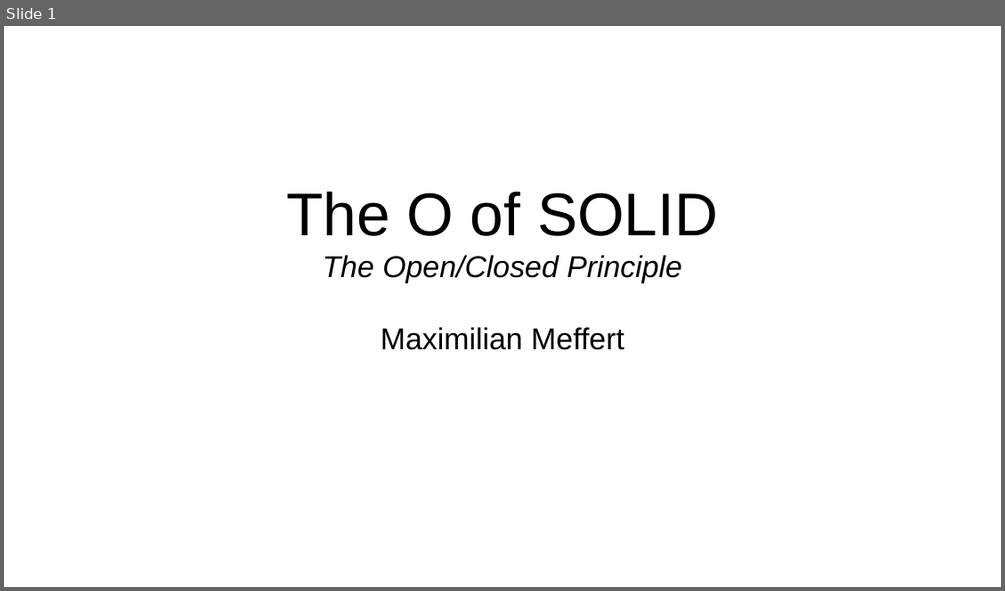
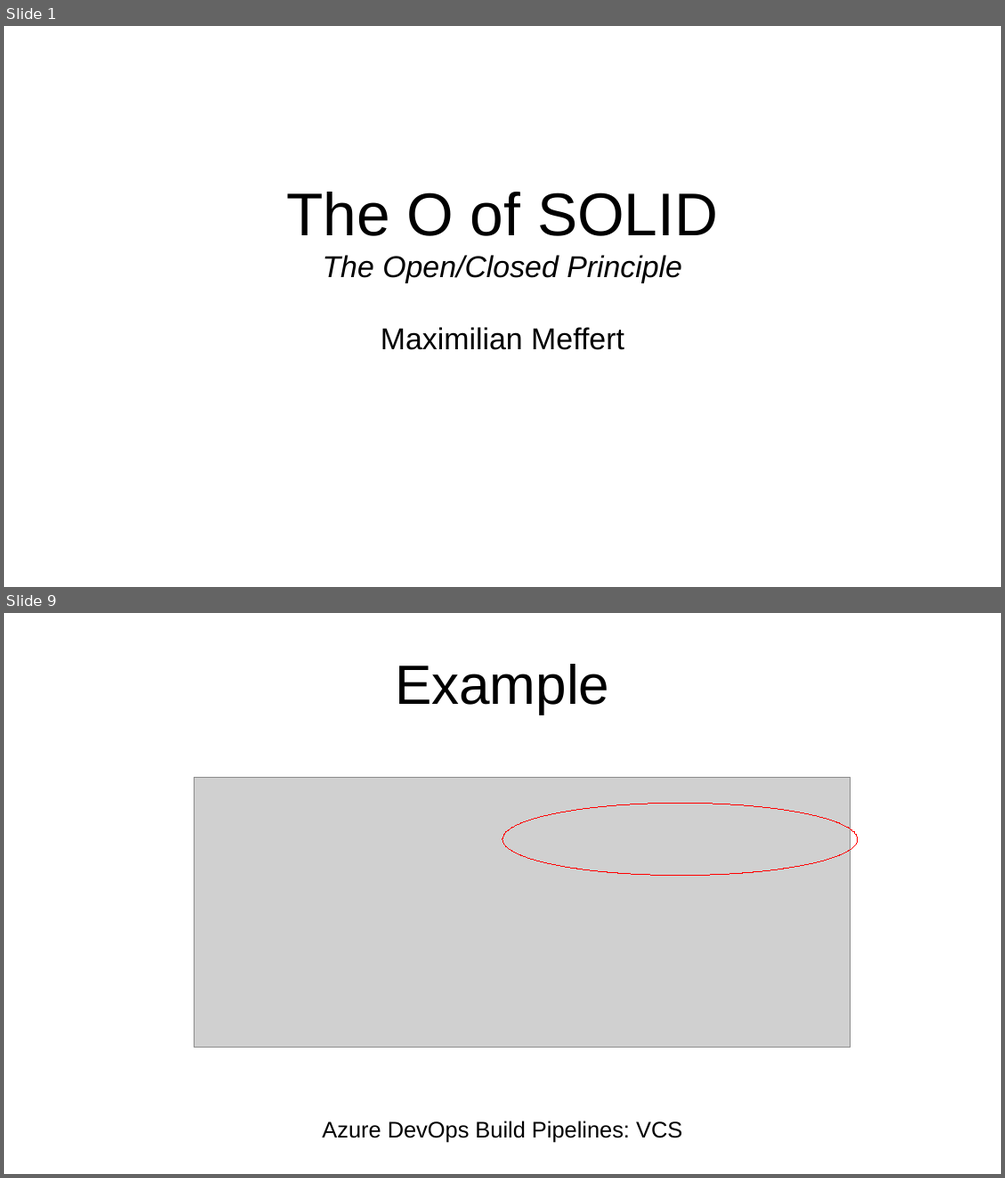
Before and after one commit to maxmeffert/SOLID, a slide deck: TheOofSOLID/TheOofSOLID.odp. Shown one above the other, each under a label of ours: slide 1 before the commit, slides 1 and 9 after it; the slides between them are not shown. The pictures are 1005x591 and 1005x1178 pixels, drawn with LibreOffice and Linux fonts; fonts in the diff are those of the drawing; grey boxes stand for pictures. Boxes give left, top, right and bottom in pixels: in the first picture for what was removed or moved away, otherwise in the second. Text is boxed around its words. In the diff, an @@ line names an element or a change of style, - is before the commit and + after.

```diff
--- a/TheOofSOLID/TheOofSOLID.odp
+++ b/TheOofSOLID/TheOofSOLID.odp
@@ slide 9 added at <box>4,613,1001,1174</box>, background #FFFFFF @@
@@ title added at <box>395,664,609,714</box>, 44 pt, text #000000 @@
+Example
@@ picture added at <box>194,778,850,1047</box> @@
@@ ellipse added at <box>502,803,858,876</box>, outline #FF0000 0 pt @@
@@ text added at <box>322,1120,682,1142</box>, 18 pt, text #000000 @@
+Azure DevOps Build Pipelines: VCS
```
Also in this commit, not shown: 17 other slides added, 1 other file.
